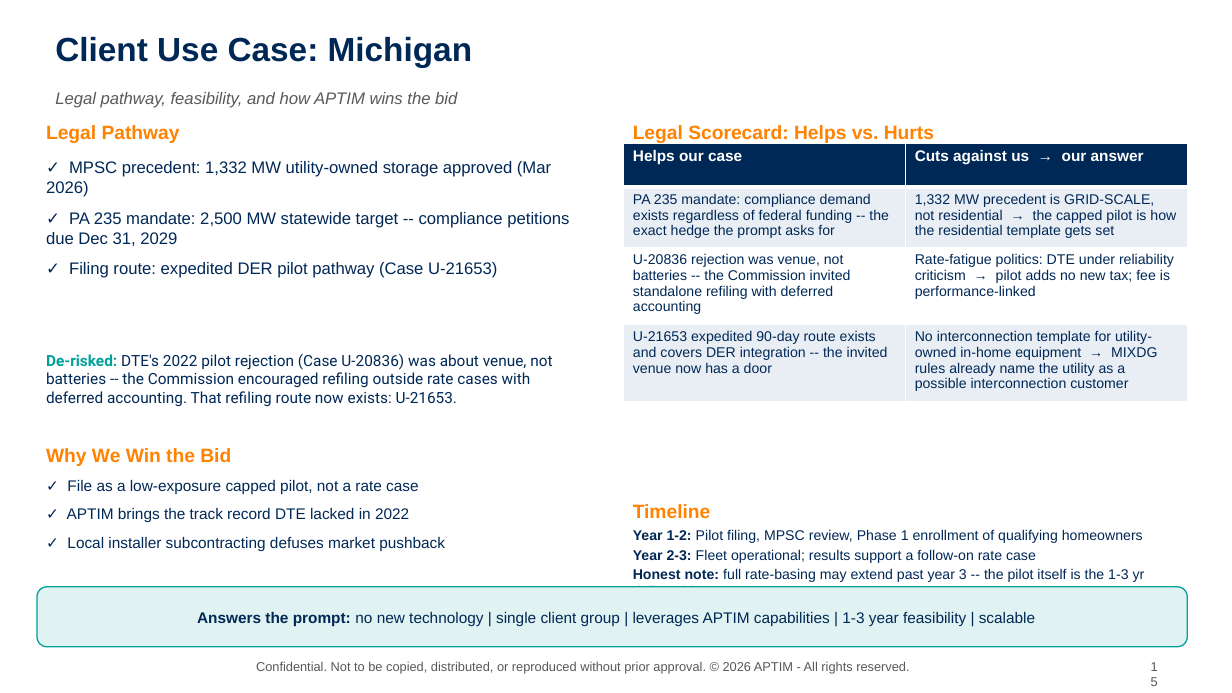
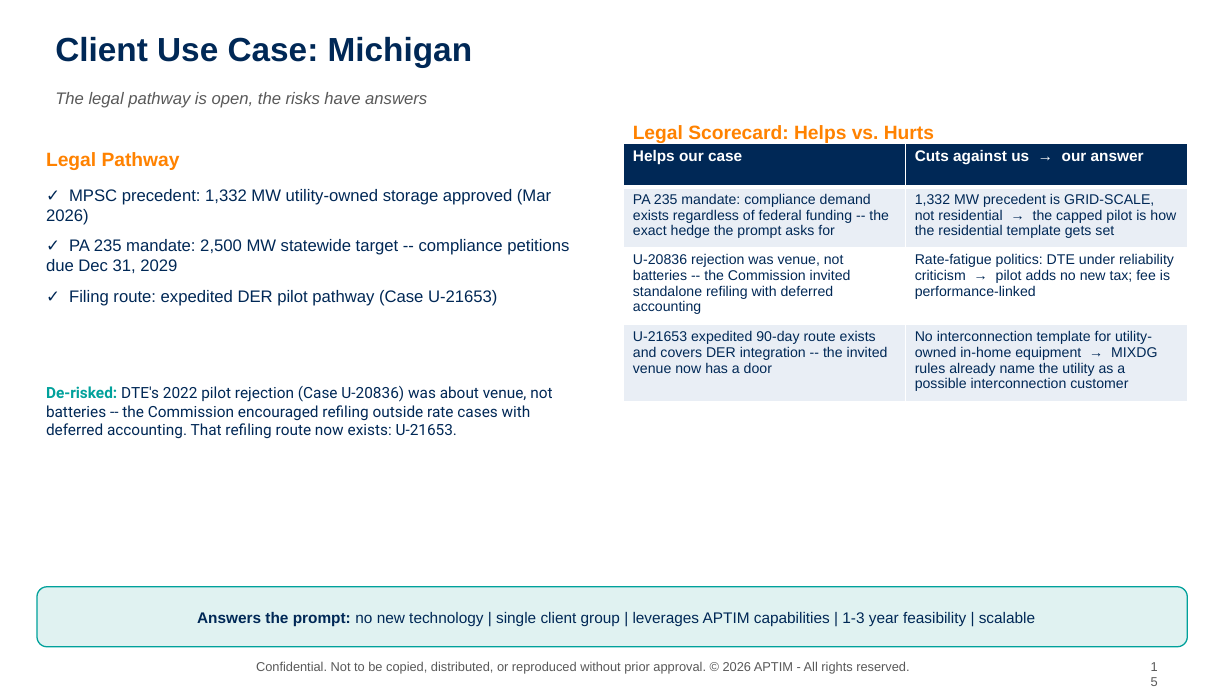
Before and after one commit to graseeuh/HERMES, a slide deck: slide 15 of Group_1_STRIVE_Presentation.pptx. Drawn at 1232x693 pixels with LibreOffice and Linux fonts; fonts in the diff are those of the drawing; background and template pictures are left out. Boxes give left, top, right and bottom in pixels: in the first picture for what was removed or moved away, otherwise in the second. Text is boxed around its words. In the diff, an @@ line names an element or a change of style, - is before the commit and + after.

```diff
--- a/Group_1_STRIVE_Presentation.pptx
+++ b/Group_1_STRIVE_Presentation.pptx
@@ text at [55,92,427,108]: text changed @@
-Legal pathway, feasibility, and how APTIM wins the bid
+The legal pathway is open, the risks have answers
@@ text "Legal Pathway": place and size @@
-text "Legal Pathway" at [46,125,180,143]
+text "Legal Pathway" at [46,152,180,170]
@@ text "✓ MPSC precedent: 1,332 MW ...": place and size @@
-text "✓ MPSC precedent: 1,332 MW ..." at [46,161,569,278]
+text "✓ MPSC precedent: 1,332 MW ..." at [46,189,569,306]
@@ text "De-risked: DTE's 2022 pilot rejection ...": place and size @@
-text "De-risked: DTE's 2022 pilot rejection ..." at [46,354,552,407]
+text "De-risked: DTE's 2022 pilot rejection ..." at [46,386,552,439]
@@ text removed at [46,448,231,466] @@
-Why We Win the Bid
@@ text removed at [67,480,445,551] @@
-✓ File as a low-exposure capped pilot, not a rate case
-✓ APTIM brings the track record DTE lacked in 2022
-✓ Local installer subcontracting defuses market pushback
@@ text removed at [633,504,711,518] @@
-Timeline
@@ text removed at [633,529,1145,588] @@
-Year 1-2: Pilot filing, MPSC review, Phase 1 enrollment of qualifying homeowners
-Year 2-3: Fleet operational; results support a follow-on rate case
-Honest note: full rate-basing may extend past year 3 -- the pilot itself is the 1-3 yr deliverable
```
Also in this commit, not shown: 1 other slide changed.
